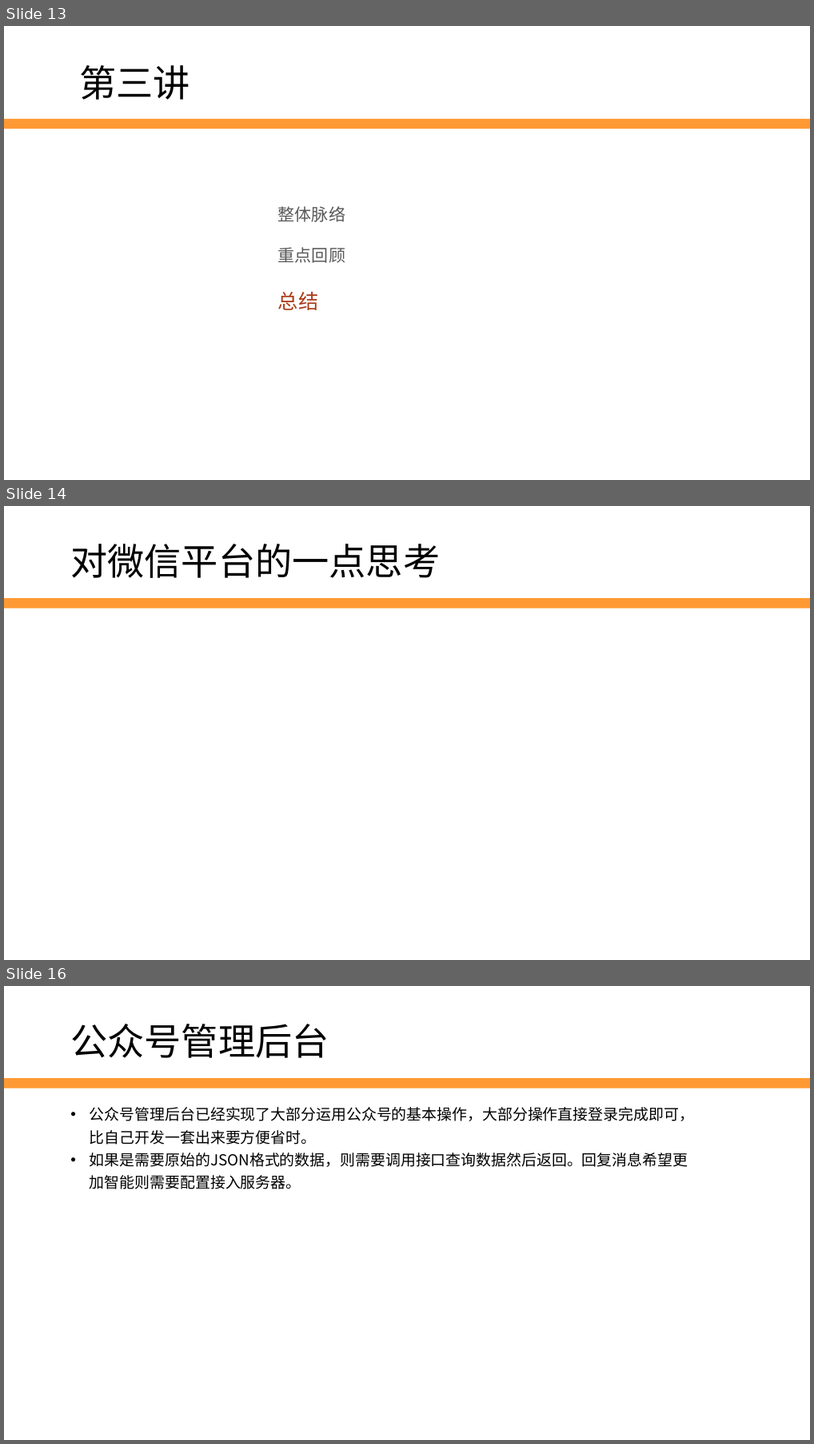
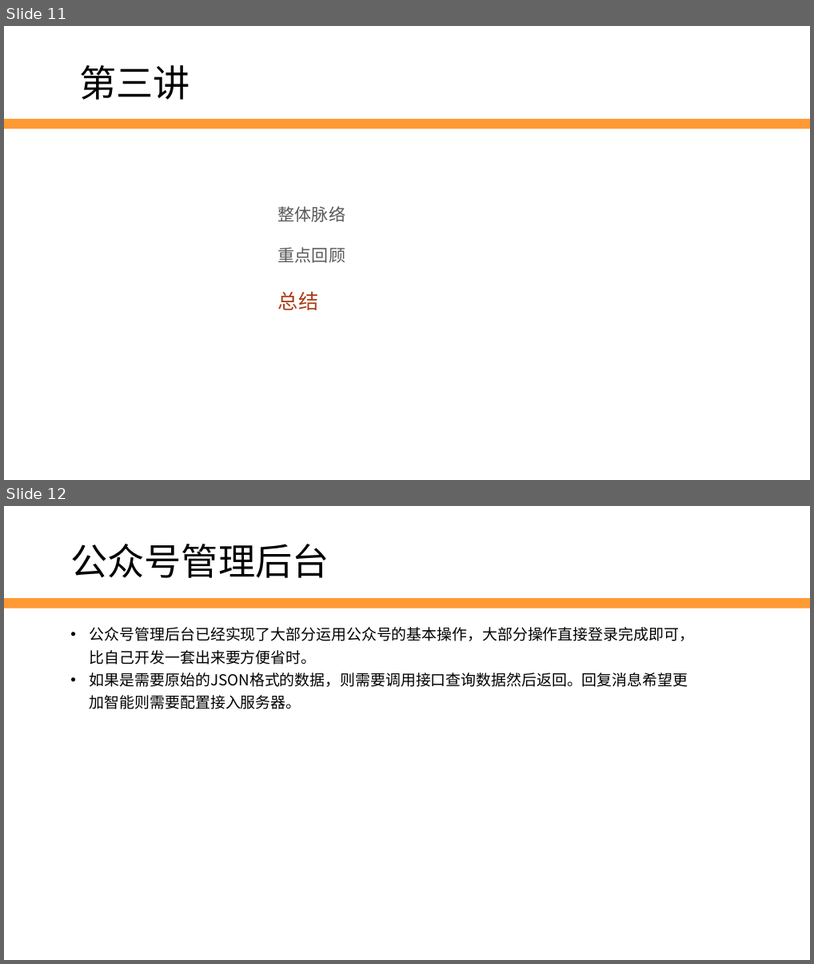
Before and after one commit to edu2act/2017-2018_1st_Wechat_Web_Programming, a slide deck: meterials/slides/ch12-revise-and-think.pptx. Shown one above the other, each under a label of ours: slides 13, 14 and 16 before the commit, slides 11 and 12 after it; the slides between them are not shown. The pictures are 814x1444 and 814x964 pixels, drawn with LibreOffice and Linux fonts; fonts in the diff are those of the drawing; background and template pictures are left out. Boxes give left, top, right and bottom in pixels: in the first picture for what was removed or moved away, otherwise in the second. Text is boxed around its words. In the diff, an @@ line names an element or a change of style, - is before the commit and + after.

```diff
--- a/meterials/slides/ch12-revise-and-think.pptx
+++ b/meterials/slides/ch12-revise-and-think.pptx
@@ slide 14 removed at box(4, 506, 810, 960), background #FFFFFF; not listed: 1 template element that a slide beside it also shows @@
@@ text removed at box(70, 544, 440, 578) @@
-对微信平台的一点思考
@@ what was slide 13 is now slide 11 @@
@@ what was slide 16 is now slide 12 @@
```
Also in this commit, not shown: 1 slide added, 3 other slides removed, 23 other files.
